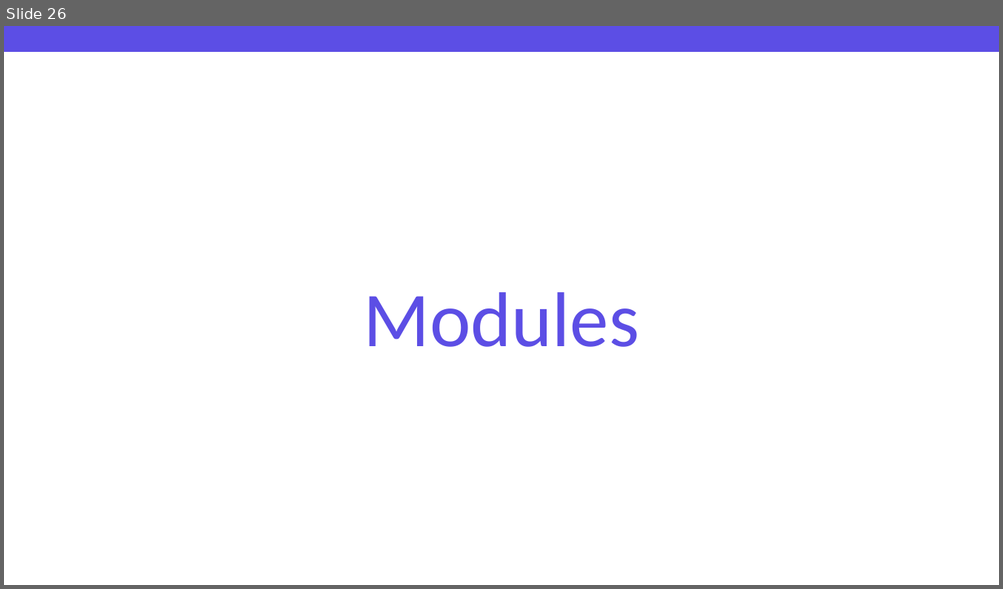
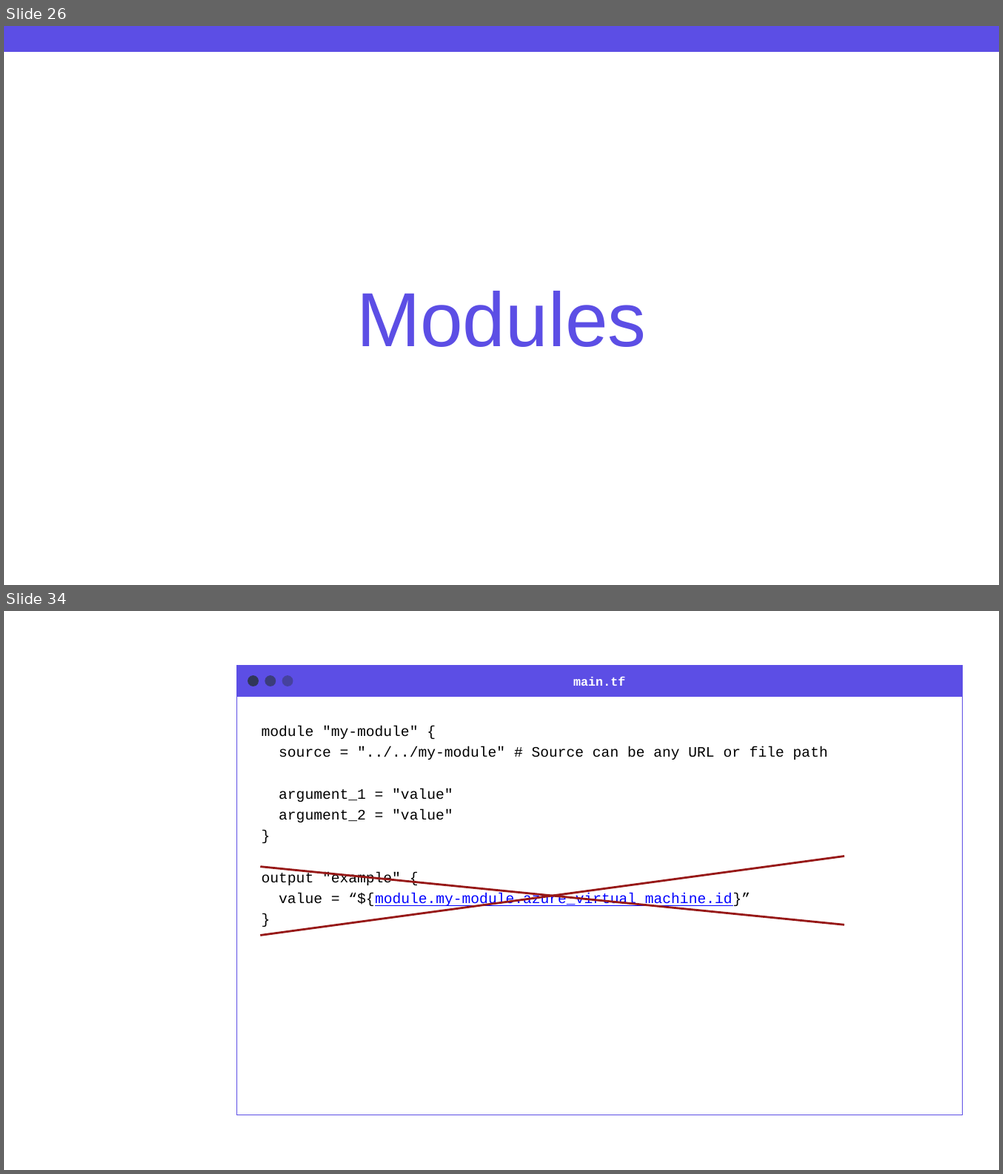
Before and after one commit to grove-mountain/azure-workshop-training, a slide deck: Slides/Azure and Terraform Workshop - Chapter 3.pptx. Shown one above the other, each under a label of ours: slide 26 before the commit, slides 26 and 34 after it; the slides between them are not shown. The pictures are 1003x589 and 1003x1174 pixels, drawn with LibreOffice and Linux fonts; fonts in the diff are those of the drawing; background and template pictures are left out. Boxes give left, top, right and bottom in pixels: in the first picture for what was removed or moved away, otherwise in the second. Text is boxed around its words. In the diff, an @@ line names an element or a change of style, - is before the commit and + after.

Commit message:
Added modules, Excercise using examples from registry

```diff
--- a/Slides/Azure and Terraform Workshop - Chapter 3.pptx
+++ b/Slides/Azure and Terraform Workshop - Chapter 3.pptx
@@ slide 34 added at bbox=[4, 611, 999, 1170], background #FFFFFF @@
@@ rectangle added at bbox=[237, 666, 962, 697], fill #5C4EE5, outline #5C4EE5 1 pt @@
@@ ellipse added at bbox=[247, 675, 259, 686], fill #263235 at 80% opacity @@
@@ ellipse added at bbox=[264, 675, 276, 686], fill #263235 at 60% opacity @@
@@ ellipse added at bbox=[282, 675, 293, 686], fill #263235 at 40% opacity @@
@@ text added at bbox=[573, 676, 626, 686], 12 pt, text #FFFFFF, bold @@
+main.tf
@@ rectangle added at bbox=[237, 687, 962, 1116], fill #FFFFFF, outline #5C4EE5 1 pt @@
@@ text added at bbox=[262, 726, 828, 908], 14 pt, text #000000 @@
+module "my-module" {
+source = "../../my-module" # Source can be any URL or file path
+argument_1 = "value"
+argument_2 = "value"
+}
+output "example" {
+value = “${module.my-module.azure_virtual_machine.id}”
+}
@@ line added from (261, 936) to (844, 857), #971817 2 pt @@
@@ line added from (261, 867) to (844, 925), #971817 2 pt @@
@@ slide 26 changed as well @@
@@ title "Modules" at bbox=[356, 291, 646, 347]: size 75 to 74 pt, font Calibri to Arial @@
```
Also in this commit, not shown: 5 other slides changed, 9 other slides added.
